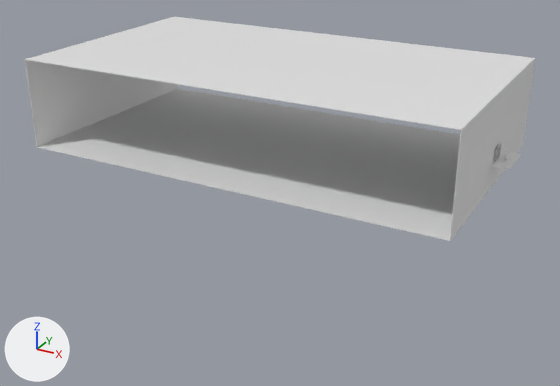
An edit to the Blender file Assets/Prefabs/TutorialZone/TutorialZoneNew.blend, drawn before and after from the same camera.
Before and after are seen from a 50 mm camera at (55.0, -257.0, 97.0) aimed at (-65.0, -37.0, -12.0). Lighting does not change. The marker at lower left points along +X, +Y and +Z.
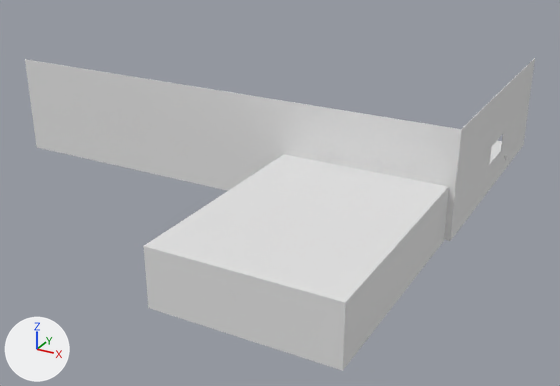
Commit message: added shooting range

Location of each change, [x1, y1, x2, y2] in pixels of the pictures (560 x 386 px):
'shootingRange', added
    after: [143, 154, 449, 371]
'leftWall', added
    after: [25, 59, 461, 241]
'Cube.002', hidden
    before: [25, 17, 535, 130]
'Cube.004', hidden
    before: [25, 60, 178, 147]
'sign', added
    after: [314, 149, 415, 175]
'Cube.001', moved, rescaled (not visible afterwards)
    before: [492, 152, 520, 169]
'Door_Frame', deleted
    before: [493, 144, 501, 161]
'Cube', unchanged, covered by the edit
    before: [37, 88, 523, 241]
    after: [37, 141, 523, 241]

What changed in the scene script:
```text
Add mat_blockout_002:
    mat_blockout_002 = principled_material('Blockout.002')
    mat_blockout_002.base_color = (0.8, 0.8, 0.8)  # white #e7e7e7
Add me_text:
    me_text.from_pydata(...)  # 2948 vertices, 4402 faces; spans x 0.04..6.22, y -0.23..0.69, z -0.1..0.0
Add me_cube_055:
    me_cube_055.from_pydata(...)  # 16 vertices, 10 faces; spans x -1.0..1.0, y -1.82..1.0, z -1.0..1.0
    me_cube_055.materials.append(mat_blockout)  # white #e7e7e7
Add me_cube_054:
    me_cube_054.from_pydata(...)  # 24 vertices, 20 faces; spans x -5.31..5.31, y -2.0..2.0, z -1.0..1.0
    me_cube_054.materials.append(mat_blockout_002)  # white #e7e7e7
Remove ob_door_frame:
    ob_door_frame = bpy.data.objects.new('Door_Frame', me_mesh_001)
    ob_door_frame.location = (-0.3, 0.0, 0.0)
    ob_door_frame.rotation_euler = (1.571, 0.0, 0.0)  # degrees (90, 0, 0)
    ob_door_frame.scale = (0.01, 0.01, 0.01)
Change ob_cube_001:
    ob_cube_001.location: (3.258, 0.0, 0.0) -> (-30.27, -53.11, -9.849)
    ob_cube_001.scale: (3.06, 7.94, 0.00496) -> (26.3, 1.0, -0.814)
Change ob_cube_002:
    add ob_cube_002.hide_set(True)
Change ob_cube_004:
    add ob_cube_004.hide_set(True)
Add ob_sign:
    ob_sign = bpy.data.objects.new('sign', me_text)
    ob_sign.parent = ob_shootingrangeparent
    ob_sign.location = (-13.22, -47.55, 8.46)
    ob_sign.rotation_euler = (1.571, 0.0, 3.142)  # degrees (90, 0, 180)
    ob_sign.scale = (5.42, 5.42, 5.42)
Add ob_shootingrangeparent:
    ob_shootingrangeparent = bpy.data.objects.new('shootingRangeParent', None)
    ob_shootingrangeparent.location = (0.0, 0.0, 0.0)
Add ob_shootingrange:
    ob_shootingrange = bpy.data.objects.new('shootingRange', me_cube_055)
    ob_shootingrange.parent = ob_shootingrangeparent
    ob_shootingrange.location = (-30.31, -73.98, -2.076)
    ob_shootingrange.scale = (27.7, 26.2, 9.05)
Add ob_leftwall:
    ob_leftwall = bpy.data.objects.new('leftWall', me_cube_054)
    ob_leftwall.location = (-85.5, -47.9, 7.2)
    ob_leftwall.rotation_euler = (1.571, 0.0, 0.0)  # degrees (90, 0, 0)
    ob_leftwall.scale = (16.0, 8.91, 0.1)
```
